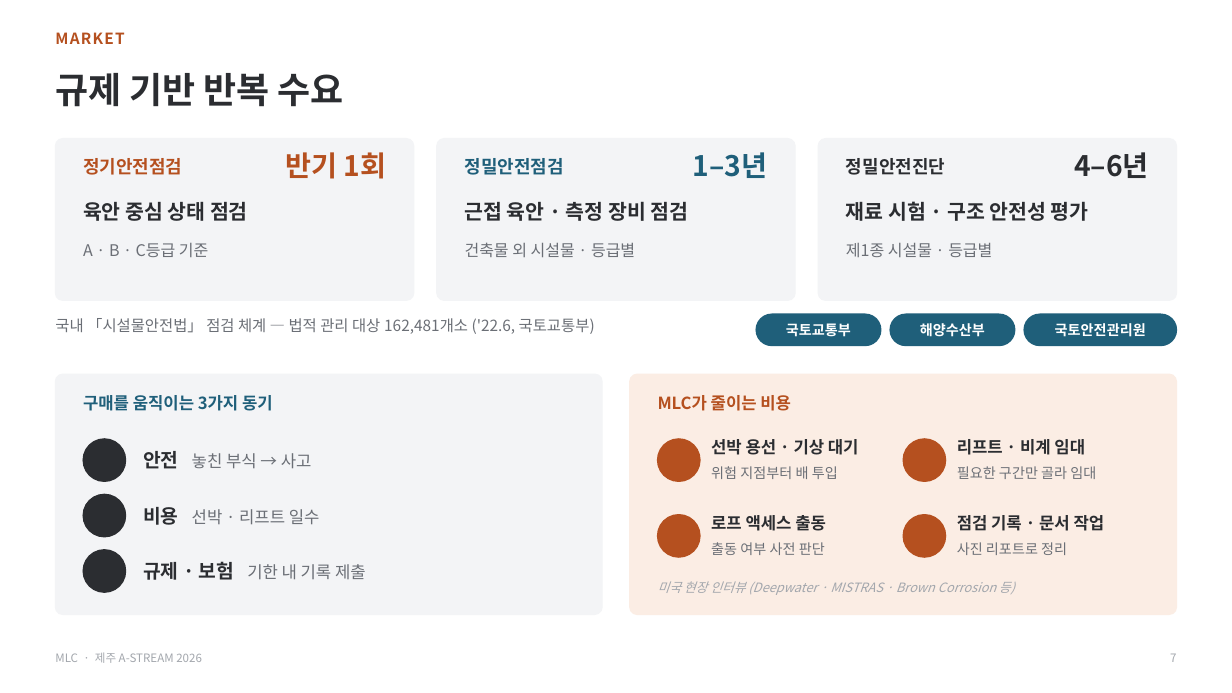
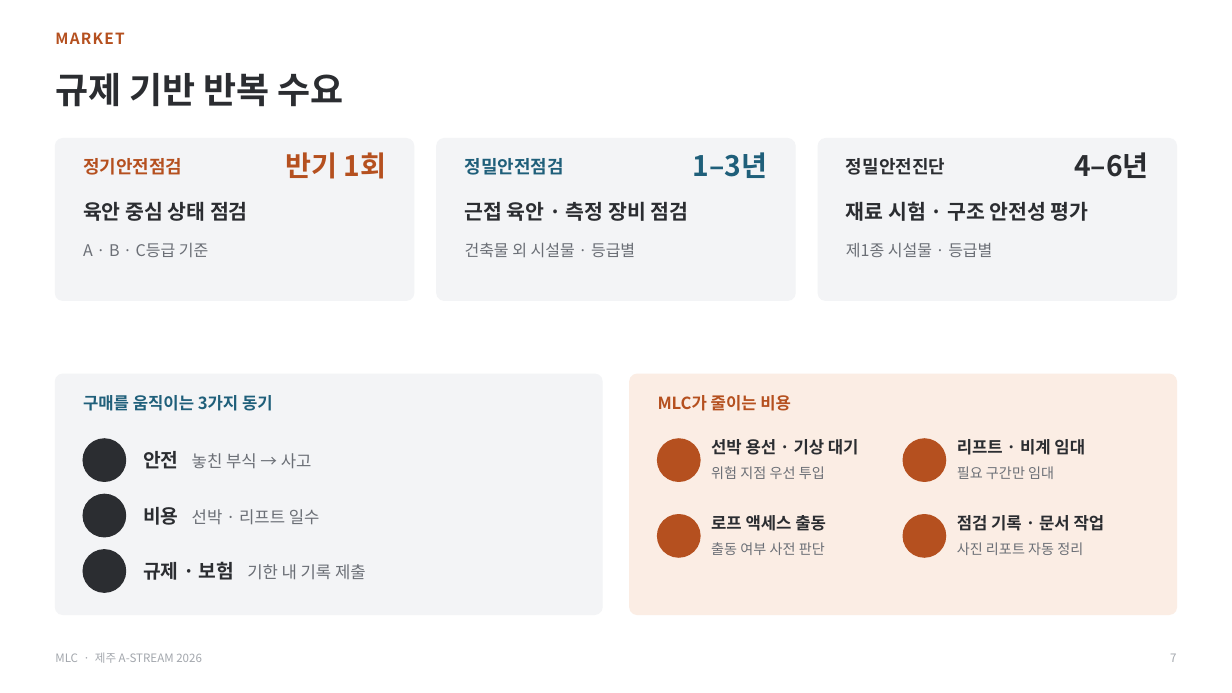
Before and after one commit to zscfvgbb-cmyk/PPT, a slide deck: slide 7 of MLC_IR_A-STREAM2026_v3.pptx. Drawn at 1232x693 pixels with LibreOffice and Linux fonts; fonts in the diff are those of the drawing; background and template pictures are left out. Boxes give left, top, right and bottom in pixels: in the first picture for what was removed or moved away, otherwise in the second. Text is boxed around its words. In the diff, an @@ line names an element or a change of style, - is before the commit and + after.

```diff
--- a/MLC_IR_A-STREAM2026_v3.pptx
+++ b/MLC_IR_A-STREAM2026_v3.pptx
@@ text removed at [55, 318, 595, 334] @@
-국내 「시설물안전법」 점검 체계 — 법적 관리 대상 162,481개소 ('22.6, 국토교통부)
@@ rounded rectangle removed at [756, 314, 881, 346] @@
@@ text removed at [786, 323, 851, 337] @@
-국토교통부
@@ rounded rectangle removed at [890, 314, 1015, 346] @@
@@ text removed at [920, 323, 985, 337] @@
-해양수산부
@@ rounded rectangle removed at [1024, 314, 1177, 346] @@
@@ text removed at [1055, 323, 1146, 337] @@
-국토안전관리원
@@ text at [711, 466, 825, 479]: text changed @@
-위험 지점부터 배 투입
+위험 지점 우선 투입
@@ text at [957, 466, 1054, 479]: text changed @@
-필요한 구간만 골라 임대
+필요 구간만 임대
@@ text at [957, 542, 1083, 555]: text changed @@
-사진 리포트로 정리
+사진 리포트 자동 정리
@@ text removed at [658, 581, 1015, 595] @@
-미국 현장 인터뷰 (Deepwater · MISTRAS · Brown Corrosion 등)
```
Also in this commit, not shown: 6 other slides changed, 1 other file.
